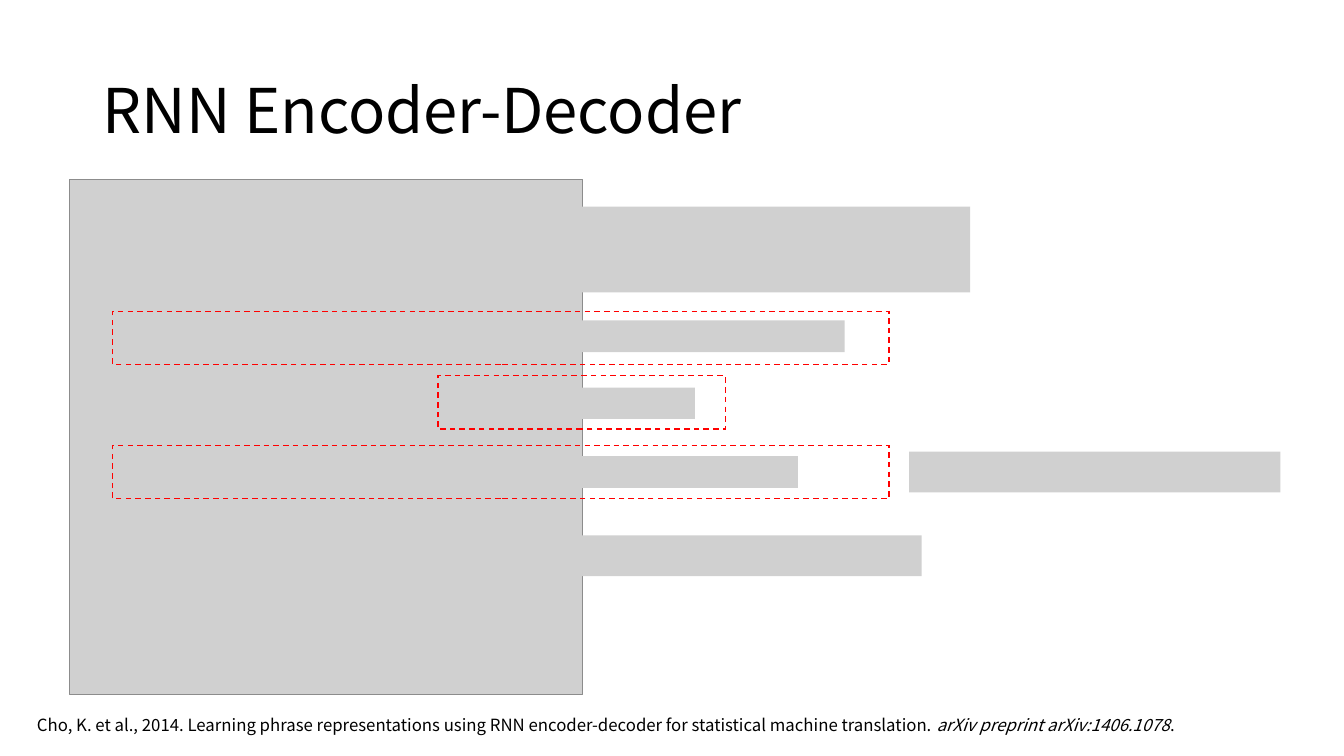
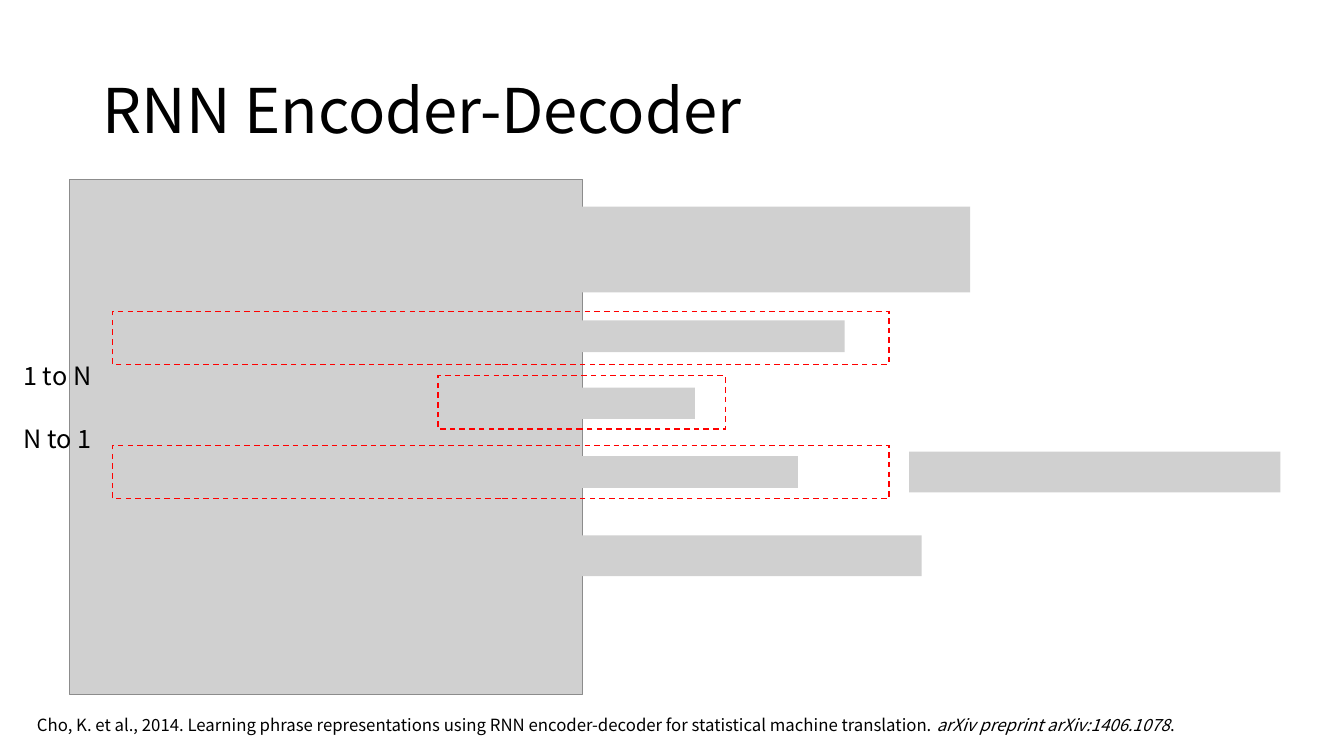
Before and after one commit to taeminlee/taeminlee.github.io_backupo, a slide deck: slide 31 of assets/figures.pptx (slide 22 before the commit). Drawn at 1344x756 pixels with LibreOffice and Linux fonts; fonts in the diff are those of the drawing; grey boxes stand for pictures. Boxes give left, top, right and bottom in pixels: in the first picture for what was removed or moved away, otherwise in the second. Text is boxed around its words. In the diff, an @@ line names an element or a change of style, - is before the commit and + after.

```diff
--- a/assets/figures.pptx
+++ b/assets/figures.pptx
@@ text added at box(23, 366, 91, 386), 18 pt, text #000000 @@
+1 to N
@@ text added at box(23, 423, 91, 455), 18 pt, text #000000 @@
+N to 1
```
Also in this commit, not shown: 11 other slides changed, 12 slides added, 1 slide removed, 5 other files.
